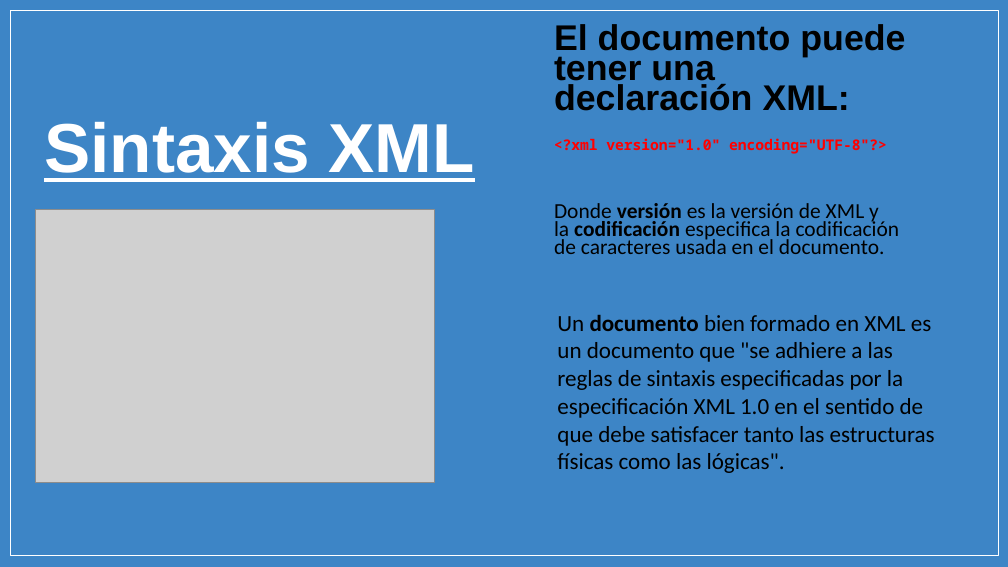
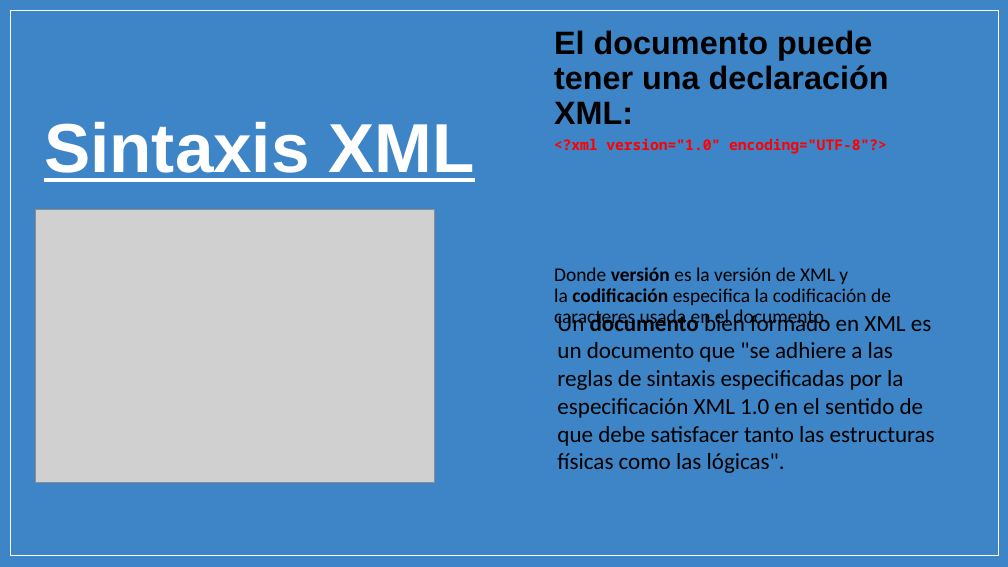
Before and after one commit to micarsan/DAW1-CSS_Avanzado, a slide deck: slide 5 of xml/PARTE 1 - STORY 01 Y 02 - XML y RSS.pptx. Drawn at 1008x567 pixels with LibreOffice and Linux fonts; fonts in the diff are those of the drawing; grey boxes stand for pictures; background and template pictures are left out. Boxes give left, top, right and bottom in pixels: in the first picture for what was removed or moved away, otherwise in the second. Text is boxed around its words. In the diff, an @@ line names an element or a change of style, - is before the commit and + after.

```diff
--- a/xml/PARTE 1 - STORY 01 Y 02 - XML y RSS.pptx
+++ b/xml/PARTE 1 - STORY 01 Y 02 - XML y RSS.pptx
@@ text "El documento puede tener una ..." at (554, 30, 891, 329): size 25.5 to 23.1 pt in "El documento puede tener una declaración XML:"; size 15.3 to 13.9 pt in "Donde versión es la versión de XML ..."; line spacing 0.7 to 0.9 @@
```
Also in this commit, not shown: 12 other slides changed, 8 slides added.
